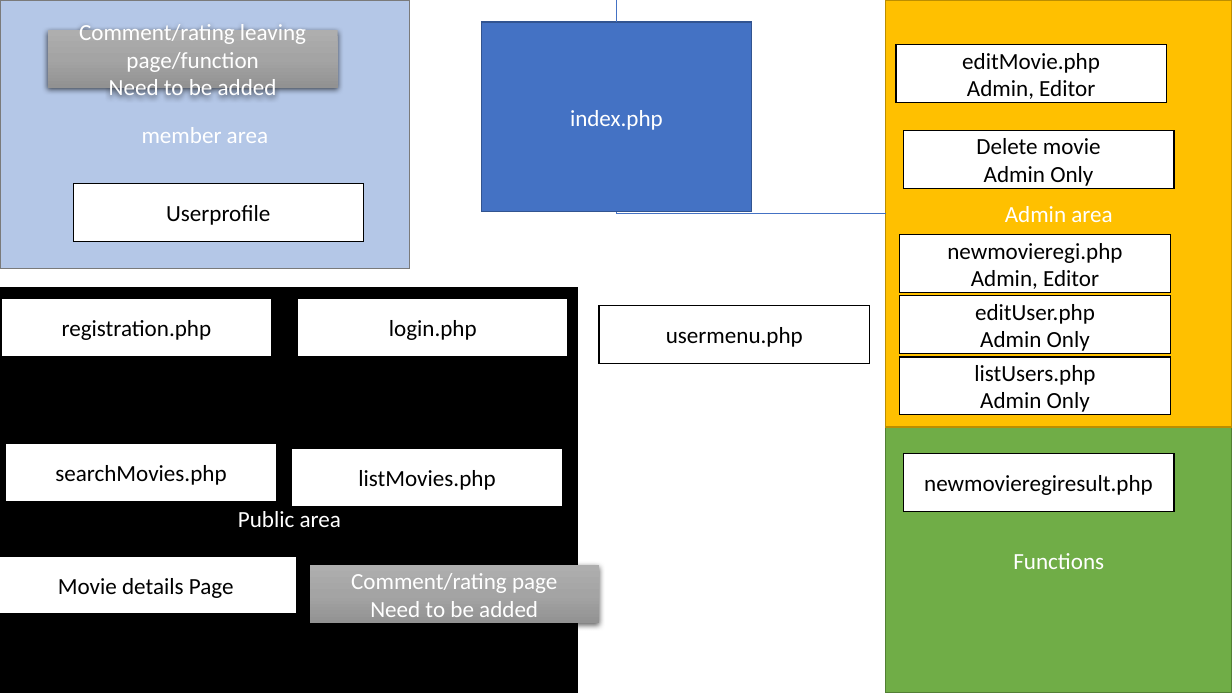
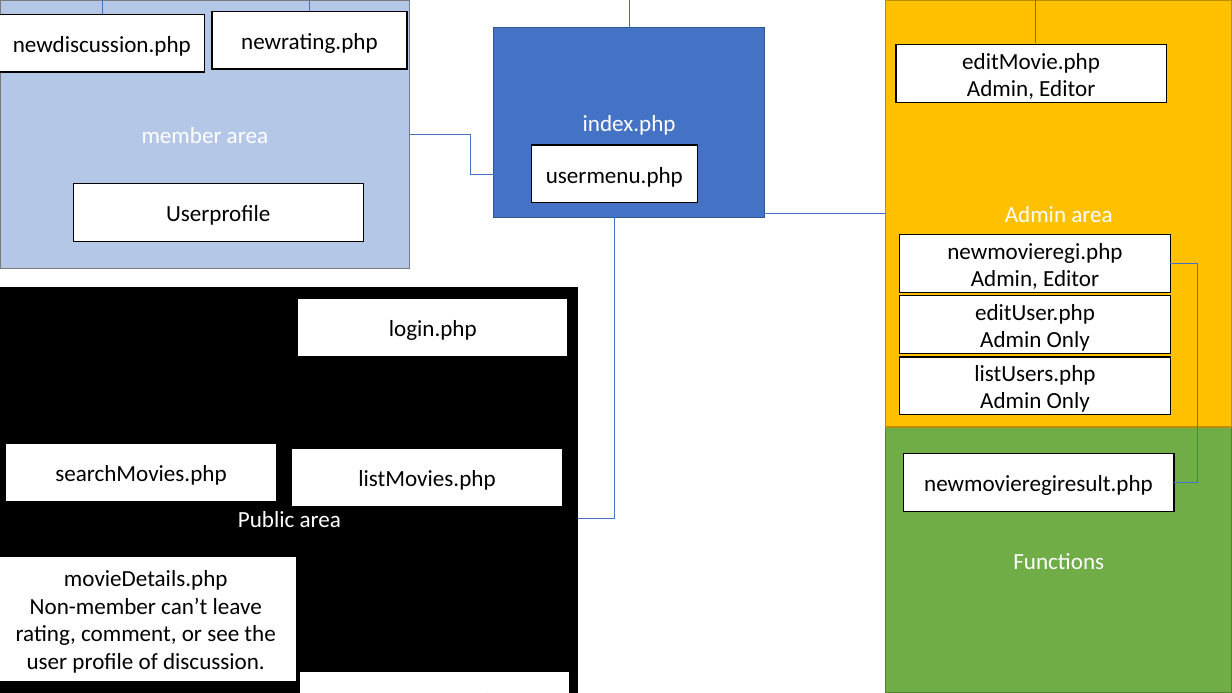
Before and after one commit to last72/csg2431at1st, a slide deck: slide 1 of extra/Sitemap.pptx. Drawn at 1232x693 pixels with LibreOffice and Linux fonts; fonts in the diff are those of the drawing. Boxes give left, top, right and bottom in pixels: in the first picture for what was removed or moved away, otherwise in the second. Text is boxed around its words. In the diff, an @@ line names an element or a change of style, - is before the commit and + after.

```diff
--- a/extra/Sitemap.pptx
+++ b/extra/Sitemap.pptx
@@ rectangle added at (0,14,205,72), fill #FFFFFF, outline #000000 1 pt, 18 pt, text #000000 @@
+newdiscussion.php
@@ elbow line added from (102, 14) to (106, 0), #4472C4 0.5 pt @@
@@ rectangle added at (212,11,407,69), fill #FFFFFF, outline #000000 1 pt, 18 pt, text #000000 @@
+newrating.php
@@ elbow line added from (310, 11) to (315, 0), #4472C4 0.5 pt @@
@@ rectangle "index.php": place and size @@
-rectangle "index.php" at (482,22,752,212)
+rectangle "index.php" at (494,28,764,217)
@@ elbow line moved from (616, 22) - (616, 0) to (629, 28) - (616, 0) @@
@@ elbow line added from (1035, 43) to (1021, 0), #4472C4 0.5 pt @@
@@ rectangle removed at (48,30,338,88) @@
-Comment/rating leaving page/function
-Need to be added
@@ elbow line added from (410, 134) to (531, 174), #4472C4 0.5 pt @@
@@ rectangle "usermenu.php": place and size @@
-rectangle "usermenu.php" at (599,306,870,364)
+rectangle "usermenu.php" at (531,145,698,203)
@@ rectangle removed at (904,130,1175,189) @@
-Delete movie
-Admin Only
@@ elbow line added from (578, 518) to (615, 203), #4472C4 0.5 pt @@
@@ elbow line moved from (616, 212) - (886, 213) to (615, 203) - (886, 213) @@
@@ elbow line added from (1171, 263) to (1174, 482), #4472C4 0.5 pt @@
@@ rectangle "movieDetails.php": place and size @@
-rectangle "movieDetails.php" at (0,556,297,615)
+rectangle "movieDetails.php" at (0,556,297,682)
@@ rectangle removed at (310,566,599,624) @@
-Comment/rating page
-Need to be added
@@ text in rectangle at (16,570,275,673): text changed @@
-Movie details Page
+movieDetails.php
+Non-member can’t leave rating, comment, or see the user profile of discussion.
@@ rectangle "registration.php": place and size @@
-rectangle "registration.php" at (1,299,272,357)
+rectangle "registration.php" at (299,672,570,693)
```
Also in this commit, not shown: 1 other file.
